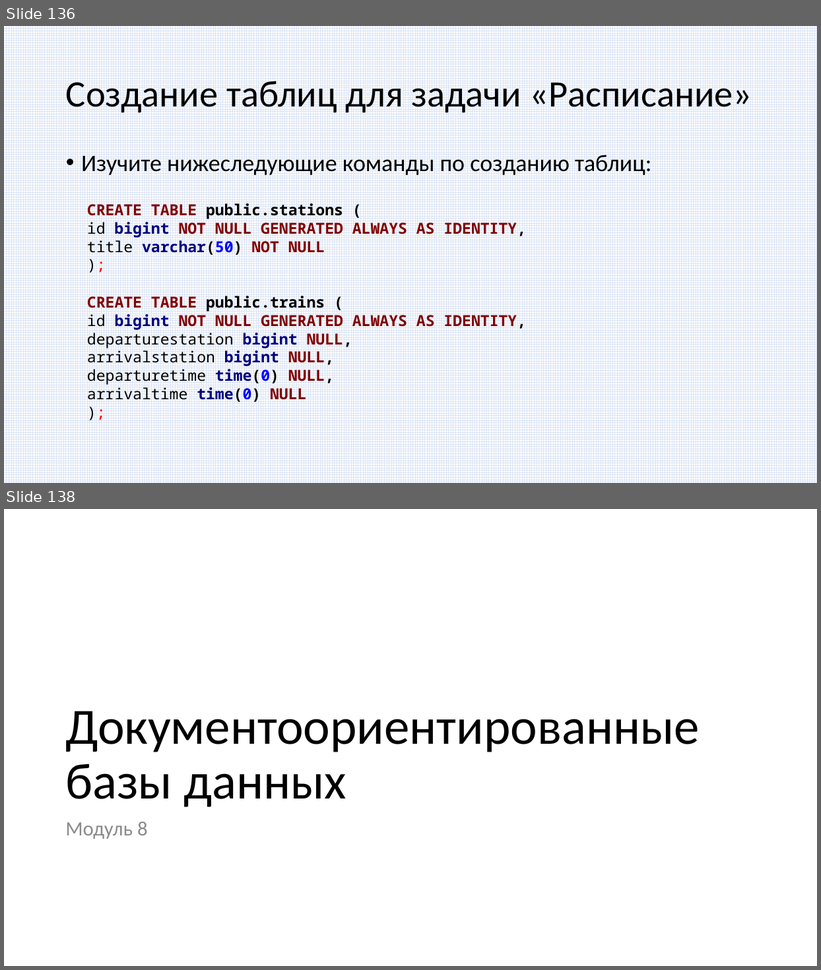
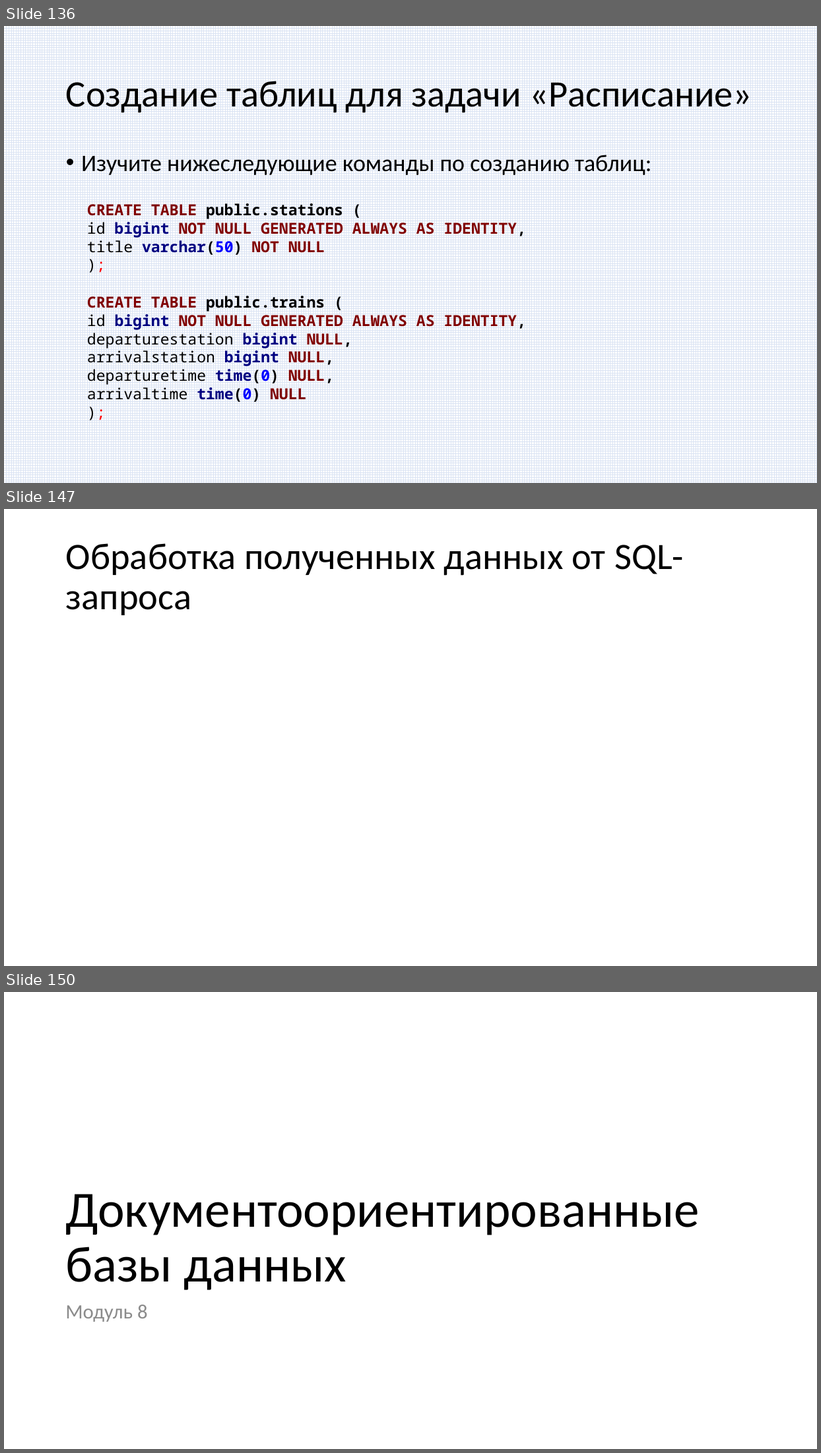
Before and after one commit to paveltsytovich/telegram-course, a slide deck: Presentation/Разработка ботов для телеграмм на Python.pptx. Shown one above the other, each under a label of ours: slides 136 and 138 before the commit, slides 136, 147 and 150 after it; the slides between them are not shown. The pictures are 821x970 and 821x1453 pixels, drawn with LibreOffice and Linux fonts; fonts in the diff are those of the drawing. Boxes give left, top, right and bottom in pixels: in the first picture for what was removed or moved away, otherwise in the second. Text is boxed around its words. In the diff, an @@ line names an element or a change of style, - is before the commit and + after.

```diff
--- a/Presentation/Разработка ботов для телеграмм на Python.pptx
+++ b/Presentation/Разработка ботов для телеграмм на Python.pptx
@@ slide 147 added at (4, 509, 817, 966), background #FFFFFF @@
@@ title added at (66, 543, 684, 615), 44 pt, text #000000 @@
+Обработка полученных данных от SQL-запроса
@@ what was slide 138 is now slide 150 @@
```
Also in this commit, not shown: 12 other slides added, 1 slide removed, 2 other files.
